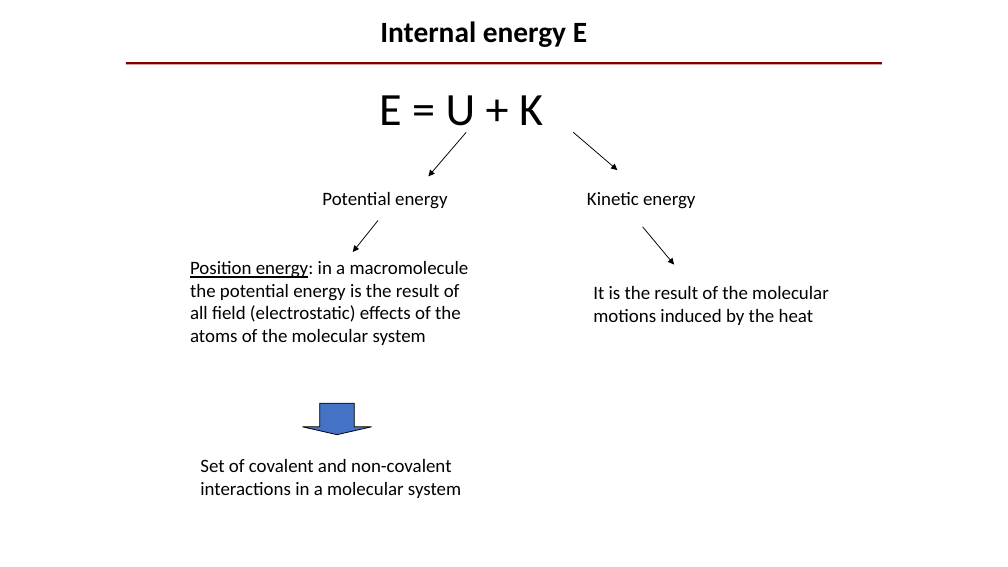
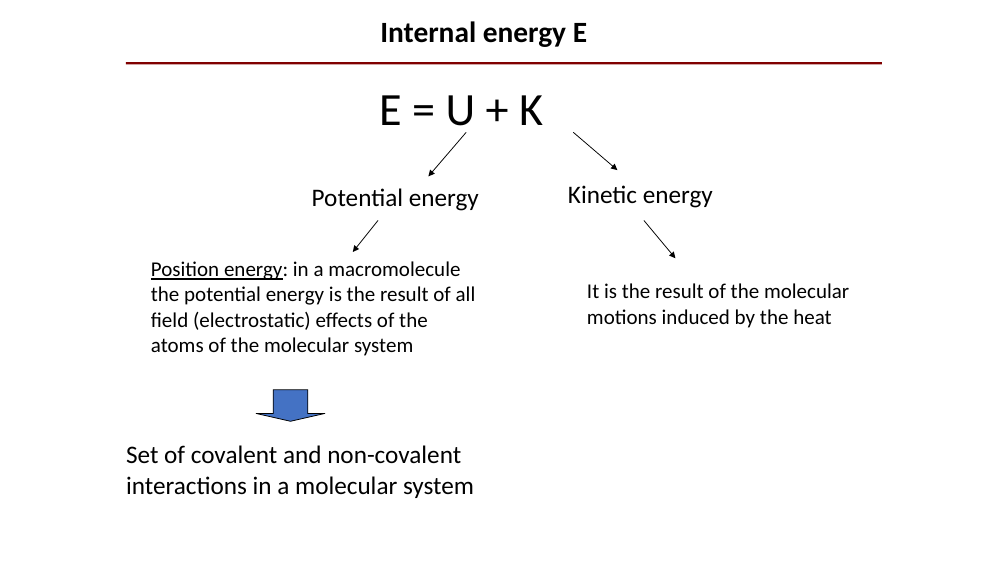
Before and after one commit to Protein-Interactions/protein_interactions, a slide deck: slide 8 of presentations/2-forces_at_play_in_protein_interactions-2021.pptx (slide 9 before the commit). Drawn at 1008x567 pixels with LibreOffice and Linux fonts; fonts in the diff are those of the drawing. Boxes give left, top, right and bottom in pixels: in the first picture for what was removed or moved away, otherwise in the second. Text is boxed around its words. In the diff, an @@ line names an element or a change of style, - is before the commit and + after.

```diff
--- a/presentations/2-forces_at_play_in_protein_interactions-2021.pptx
+++ b/presentations/2-forces_at_play_in_protein_interactions-2021.pptx
@@ text "Potential energy": place and size @@
-text "Potential energy" at <box>322,192,447,209</box>
+text "Potential energy" at <box>312,188,479,211</box>
@@ text "Kinetic energy": place and size @@
-text "Kinetic energy" at <box>587,192,695,209</box>
+text "Kinetic energy" at <box>568,185,713,208</box>
@@ arrow moved from (643, 227) - (675, 265) to (644, 221) - (675, 259) @@
@@ text "Position energy: in a macromolecule ..." at <box>151,261,476,356</box>: size 18 to 20 pt @@
@@ text "Position energy: in a macromolecule ...": place and size @@
-text "Position energy: in a macromolecule ..." at <box>190,261,469,345</box>
+text "Position energy: in a macromolecule ..." at <box>151,261,476,356</box>
@@ text "It is the result of ..." at <box>587,283,849,328</box>: size 18 to 20 pt @@
@@ down arrow: place and size @@
-down arrow at <box>302,403,372,435</box>
+down arrow at <box>256,390,325,422</box>
@@ size 18 to 24 pt in 3 elements at <box>312,188,479,211</box>, <box>568,185,713,208</box>, <box>126,445,474,498</box> @@
@@ text "Set of covalent and non-covalent ...": place and size @@
-text "Set of covalent and non-covalent ..." at <box>200,459,461,498</box>
+text "Set of covalent and non-covalent ..." at <box>126,445,474,498</box>
```
Also in this commit, not shown: 12 other slides changed, 1 slide added, 2 slides removed.
